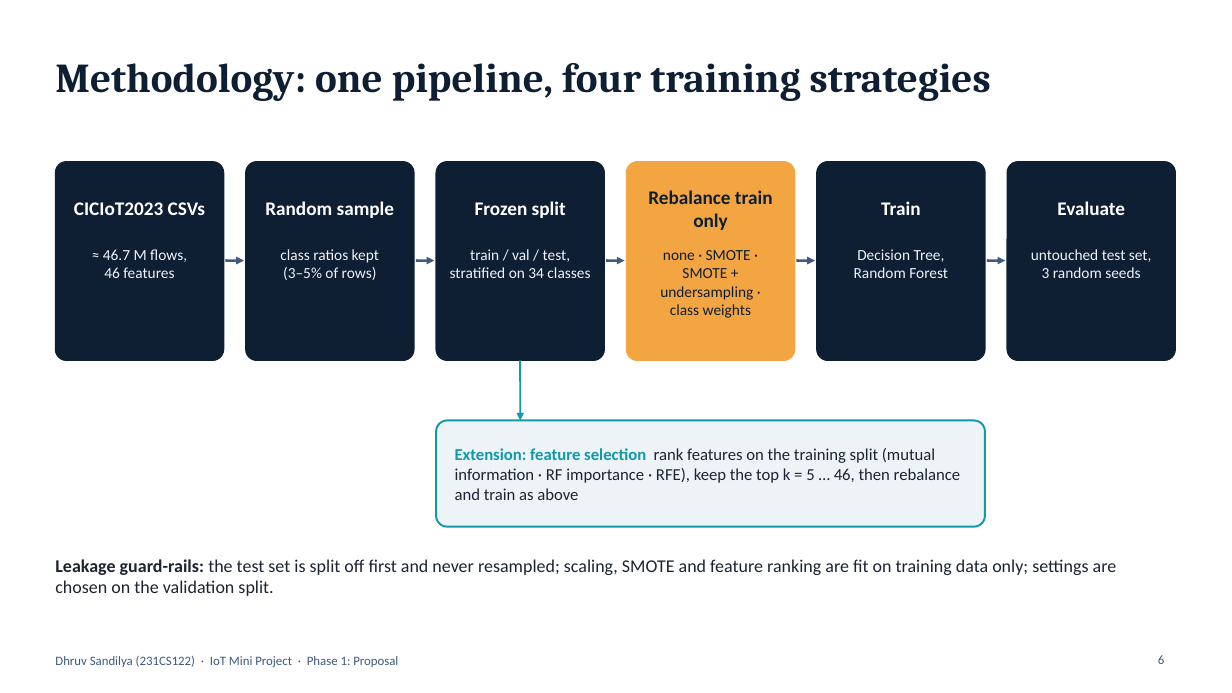
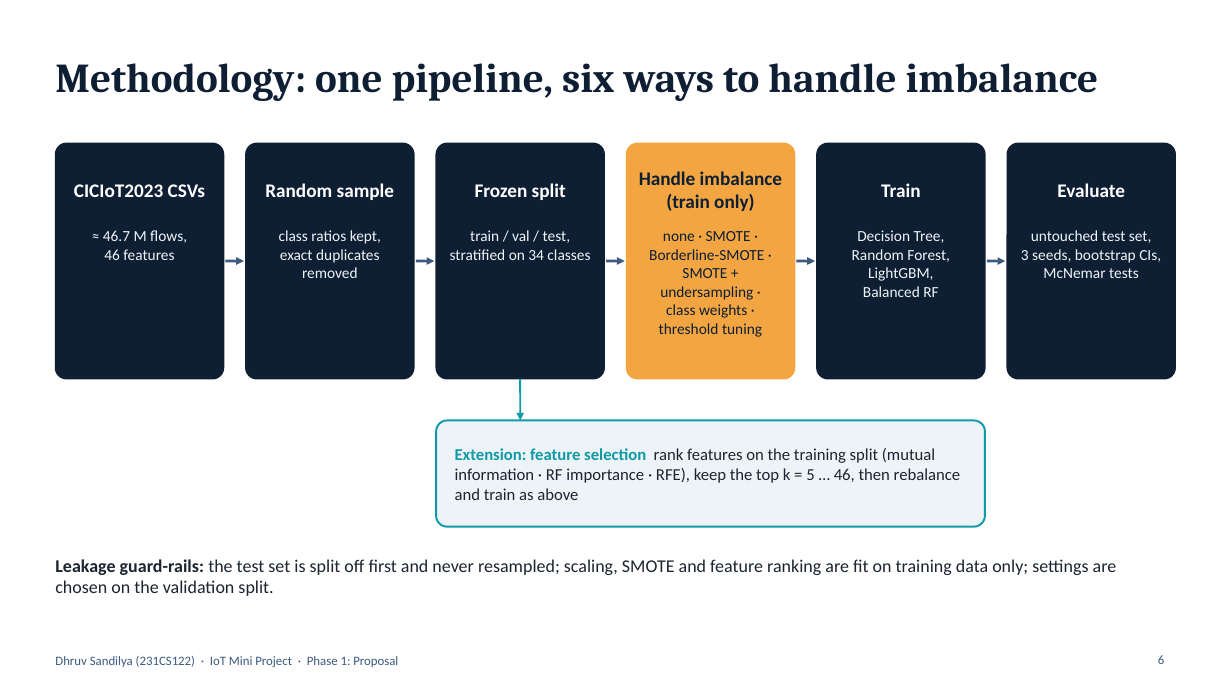
Before and after one commit to Dhruvsandilya0711/IoT_Mini_Project, a slide deck: slide 6 of slides/Phase1_Proposal.pptx. Drawn at 1232x693 pixels with LibreOffice and Linux fonts; fonts in the diff are those of the drawing. Boxes give left, top, right and bottom in pixels: in the first picture for what was removed or moved away, otherwise in the second. Text is boxed around its words. In the diff, an @@ line names an element or a change of style, - is before the commit and + after.

Commit message:
Update Phase 1 deck for the extended methodology
Adds LightGBM and Balanced Random Forest, Borderline-SMOTE and threshold
tuning, duplicate removal and significance testing to the research
questions, pipeline, comparison, evaluation and plan slides.

```diff
--- a/slides/Phase1_Proposal.pptx
+++ b/slides/Phase1_Proposal.pptx
@@ title at [55, 63, 1099, 101]: text changed @@
-Methodology: one pipeline, four training strategies
+Methodology: one pipeline, six ways to handle imbalance
@@ rounded rectangle: place and size @@
-rounded rectangle at [55, 162, 224, 360]
+rounded rectangle at [55, 143, 224, 379]
@@ rounded rectangle: place and size @@
-rounded rectangle at [246, 162, 414, 360]
+rounded rectangle at [246, 143, 414, 379]
@@ rounded rectangle: place and size @@
-rounded rectangle at [436, 162, 604, 360]
+rounded rectangle at [436, 143, 604, 379]
@@ rounded rectangle: place and size @@
-rounded rectangle at [627, 162, 795, 360]
+rounded rectangle at [627, 143, 795, 379]
@@ rounded rectangle: place and size @@
-rounded rectangle at [817, 162, 985, 360]
+rounded rectangle at [817, 143, 985, 379]
@@ rounded rectangle: place and size @@
-rounded rectangle at [1007, 162, 1176, 360]
+rounded rectangle at [1007, 143, 1176, 379]
@@ text at [639, 171, 782, 211]: text changed @@
-Rebalance train only
+Handle imbalance (train only)
@@ 5 texts: place and size @@
-5 texts at [74, 201, 1125, 218]
+5 texts at [74, 183, 1125, 200]
@@ text "≈ 46.7 M flows,": place and size @@
-text "≈ 46.7 M flows," at [103, 249, 187, 278]
+text "≈ 46.7 M flows," at [103, 230, 187, 260]
@@ text at [279, 230, 381, 278]: text changed @@
-class ratios kept
-(3–5% of rows)
+class ratios kept,
+exact duplicates
+removed
@@ text "train / val / test,": place and size @@
-text "train / val / test," at [450, 249, 590, 278]
+text "train / val / test," at [450, 230, 590, 260]
@@ text "none · SMOTE ·": place and size @@
-text "none · SMOTE ·" at [660, 250, 753, 318]
+text "none · SMOTE ·" at [649, 231, 764, 337]
@@ text "Decision Tree,": place and size @@
-text "Decision Tree," at [854, 249, 948, 278]
+text "Decision Tree," at [852, 230, 950, 297]
@@ text "untouched test set,": place and size @@
-text "untouched test set," at [1031, 249, 1152, 278]
+text "untouched test set," at [1021, 230, 1161, 278]
@@ text at [649, 249, 764, 260]: paragraph added @@
+Borderline-SMOTE ·
@@ text at [852, 249, 950, 297]: text changed @@
-Random Forest
+Random Forest,
+LightGBM,
+Balanced RF
@@ text at [1021, 249, 1161, 278]: text changed @@
-3 random seeds
+3 seeds, bootstrap CIs,
+McNemar tests
@@ text at [659, 304, 762, 337]: text changed @@
-class weights
+class weights ·
+threshold tuning
@@ arrow moved from (520, 360) - (520, 421) to (520, 379) - (520, 421) @@
```
Also in this commit, not shown: 5 other slides changed, 1 other file.
